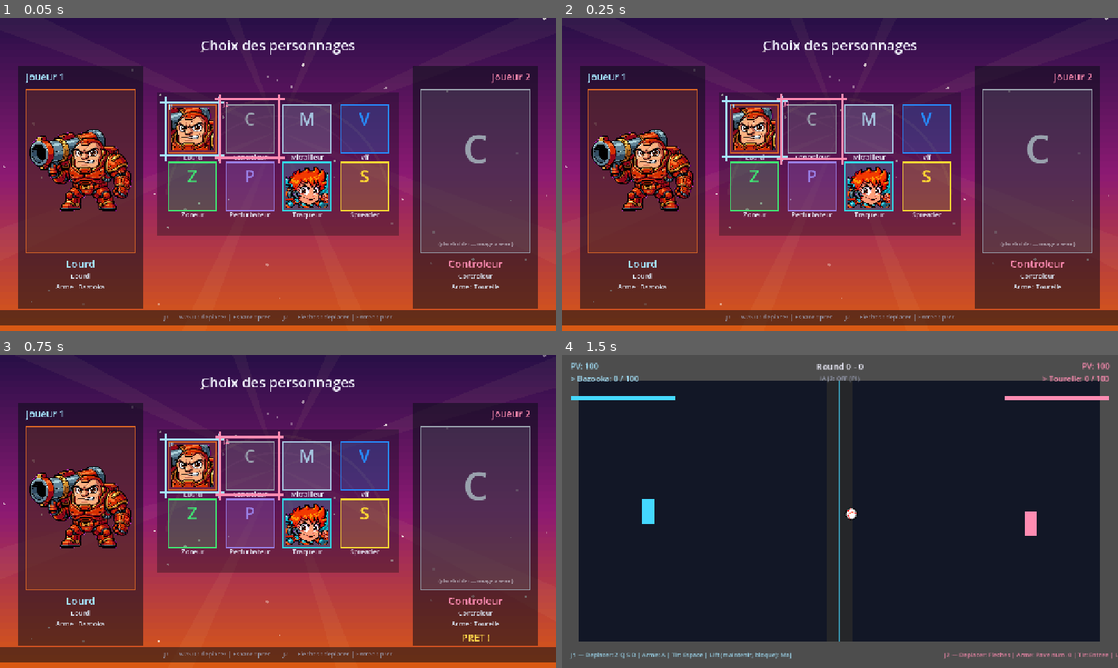
Above: before the commit, frames 1-4 (two rows, left to right).
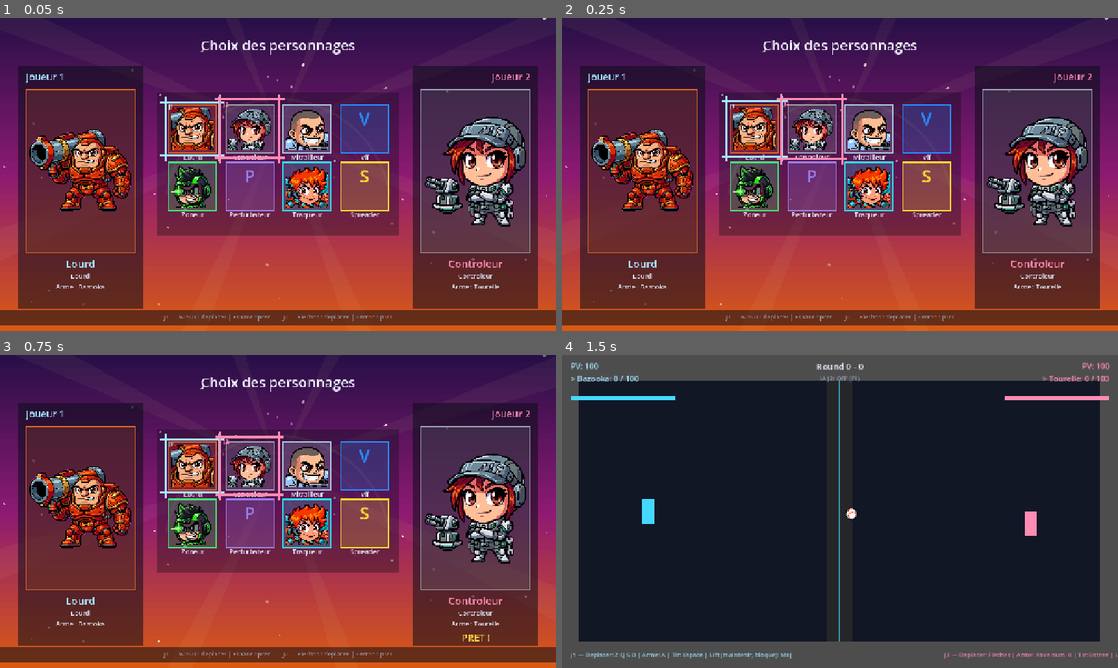
Above: after the commit, the same moments.

Repository: Shakkam/seek_destroy_reflect
Game: Godot game, scene res://scenes/CharacterSelect.tscn
The game is run twice, just before and just after one commit, with the same random seed, the same clock (stepped at 60 frames per second) and the same inputs. This scene is started directly instead of the project's main scene.
Inputs (mouse positions are in pixels of both pictures, inside the frame that each line leads up to):
- Up to frame 1 (0.05 s): no input
- Up to frame 2 (0.25 s): no input
- Up to frame 3 (0.75 s): tap Enter at 0.5 s; move the mouse to (400, 495) at 0.52 s; hold Right from 0.53 s (still down); hold Enter from 0.53 s (still down); click (400, 495) at 0.67 s
- Up to frame 4 (1.5 s): tap Space at 0.77, 1.25 s; move the mouse to (728, 527) at 1.27 s; release Right at 1.28 s; release Enter at 1.28 s; hold Down from 1.28 s (still down); tap T at 1.35 s

The runs differ from the first frame. In frame 1, 6.2% of the frame differs, in the area x 30-95%, y 29-74%; in frame 2, 6.2%; in frame 3, 6.2%; in frame 4, nothing differs.

Commit message:
Character-select: wire in Controleur, Mitrailleur, and Zoneur art (5/8 done)
Camil: "je t'ai mis les images de mitrailleur zoneur et controleur" -
same drill as Lourd/Traqueur, all six files already at the exact target
dimensions (128x128 portrait, 256x384 full) and background-removed.
Three more PORTRAIT_TEXTURES/FULL_TEXTURES entries, no other code change.

Remaining placeholders: Vif, Perturbateur, Spreader.

Verified: campaign_setup_check.tscn 45/45 PASS, smoke_test.gd 0 failures,
scene boots clean headless with all textures imported.

Co-Authored-By: Claude Sonnet 5 <noreply@anthropic.com>

Diff:
--- a/godot_project/nodes/character_select_node.gd
+++ b/godot_project/nodes/character_select_node.gd
@@ -70,10 +70,16 @@
 const PORTRAIT_TEXTURES := {
 	"lourd": preload("res://assets/art/characters/lourd/portrait.png"),
 	"missiles": preload("res://assets/art/characters/missiles/portrait.png"), # Traqueur
+	"controleur": preload("res://assets/art/characters/controleur/portrait.png"),
+	"mitrailleur": preload("res://assets/art/characters/mitrailleur/portrait.png"),
+	"zoneur": preload("res://assets/art/characters/zoneur/portrait.png"),
 }
 const FULL_TEXTURES := {
 	"lourd": preload("res://assets/art/characters/lourd/full.png"),
 	"missiles": preload("res://assets/art/characters/missiles/full.png"), # Traqueur
+	"controleur": preload("res://assets/art/characters/controleur/full.png"),
+	"mitrailleur": preload("res://assets/art/characters/mitrailleur/full.png"),
+	"zoneur": preload("res://assets/art/characters/zoneur/full.png"),
 }
 
 @onready var p1_name_label: Label = $P1Name
Binary file added: godot_project/assets/art/characters/controleur/full.png
Not shown, added: godot_project/assets/art/characters/controleur/full.png.import
Binary file added: godot_project/assets/art/characters/controleur/portrait.png
Not shown, added: godot_project/assets/art/characters/controleur/portrait.png.import
Binary file added: godot_project/assets/art/characters/mitrailleur/full.png
Not shown, added: godot_project/assets/art/characters/mitrailleur/full.png.import
Binary file added: godot_project/assets/art/characters/mitrailleur/portrait.png
Not shown, added: godot_project/assets/art/characters/mitrailleur/portrait.png.import
Binary file added: godot_project/assets/art/characters/zoneur/full.png
Not shown, added: godot_project/assets/art/characters/zoneur/full.png.import
Binary file added: godot_project/assets/art/characters/zoneur/portrait.png
Not shown, added: godot_project/assets/art/characters/zoneur/portrait.png.import
